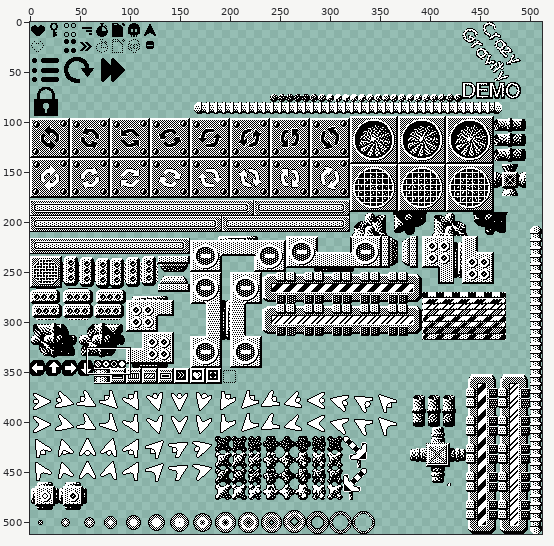
File history of a sprite sheet, Source/images/sprite_playdate.png. Above: a wide view before the commit, with the close-up outlined.
Close-up. Before the commit:
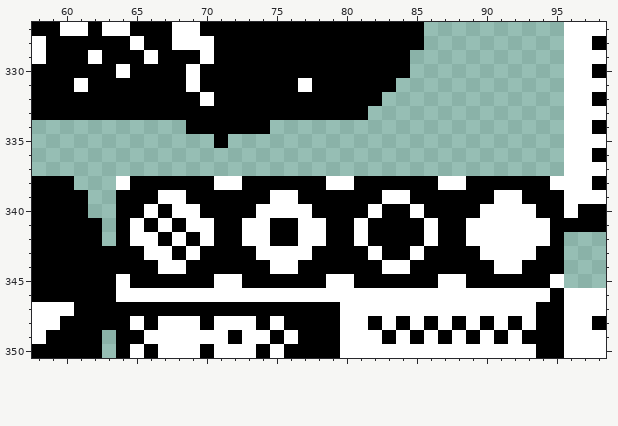
The file is 512x512 pixels. Colours within 5 levels of each other are drawn and written as one. Shown: x 58..98, y 327..350.
Now the later version:
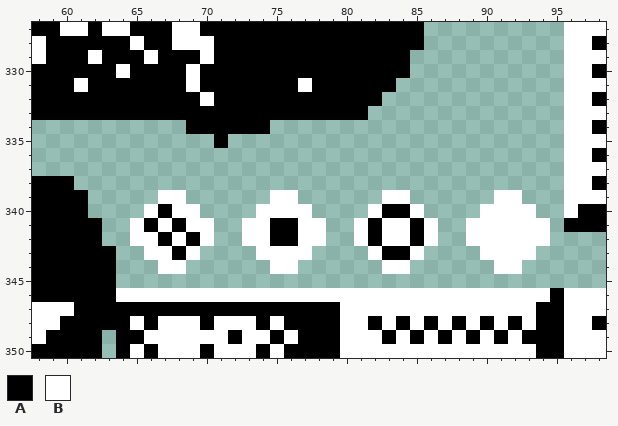
Palette (. is transparent): A #000000  B #ffffff
What changed:
@@ x 58..98 @@
 337 ......................................BBB
-338 AAA...BAAAAAABBAAAAAABBAAAAAABBAAAAAABBBA
-339 AAAA..AAABBAAAAAABBAAAAAABBAAAAAABBAAABBB
-340 AAAA..AABABBAAAABBBBAAAABAABAAAABBBBAABAA
-341 AAAAA.ABABABBAABBAABBAABAAAABAABBBBBBAAAA
-342 AAAAA.ABBABABAABBAABBAABAAAABAABBBBBBA...
-343 AAAAAAAABBABAAAABBBBAAAABAABAAAABBBBAA...
-344 AAAAAAAAABBAAAAAABBAAAAAABBAAAAAABBAAA...
-345 AAAAAABAAAAAABBAAAAAABBAAAAAABBAAAAAAB...
+338 AAA...................................BBA
+339 AAAA.....BB......BB......BB......BB...BBB
+340 AAAA....BABB....BBBB....BAAB....BBBB..BAA
+341 AAAAA..BABABB..BBAABB..BABBAB..BBBBBB.AAA
+342 AAAAA..BBABAB..BBAABB..BABBAB..BBBBBB....
+343 AAAAAA..BBAB....BBBB....BAAB....BBBB.....
+344 AAAAAA...BB......BB......BB......BB......
+345 AAAAAA...................................
 346 AAAAAABBBBBBBBBBBBBBBBBBBBBBBBBBBBBBBABBB
